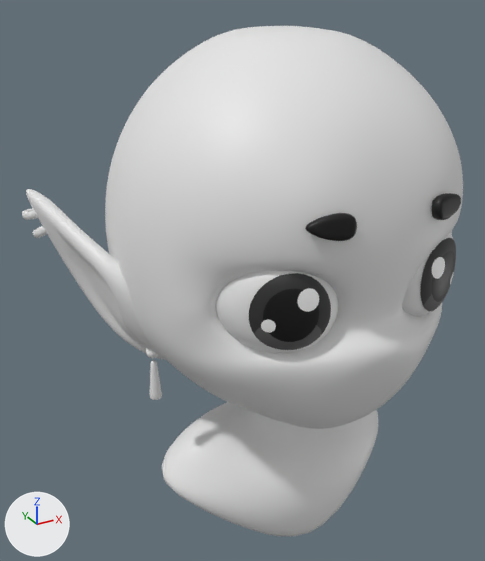
The Blender file Scenes/portrait11.blend, before and after one commit.
The view is the same before and after, from a camera (50 mm lens) standing at (-2.15, -3.37, 3.03) and looking at (-0.2, 0.19, 1.25). Lighting does not change. The marker at lower left points along +X, +Y and +Z.

The first picture shows 'chest', 'earrings_R5', 'eyebrows3', 'eyes', 'head', 'helix_R2', 'pupil_L', 'pupil_R'.
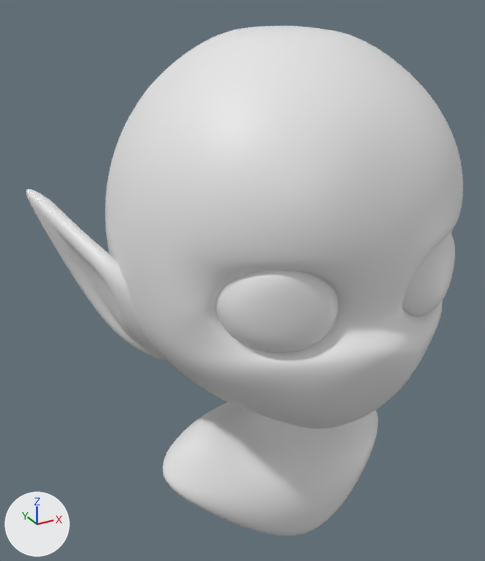
ob_boolears2 is not drawn itself; it is used by a modifier of ob_head.

Changed parts and their boxes [x1, y1, x2, y2] in the pictures (485 x 561 px):
'head', modifiers changed, reshaped: [26, 26, 463, 429] in both
'chest', modifiers changed: before [162, 402, 378, 536]; after [163, 402, 378, 536]
'pupil_R', hidden (black): before [249, 273, 331, 350]
'pupil_L', hidden: before [420, 238, 456, 311]
'eyebrows3', hidden (black): before [305, 193, 461, 241]
'earrings_R5', deleted: before [146, 348, 162, 400]
'helix_R2', deleted: before [22, 208, 47, 238]
'eyes', unchanged, uncovered by the edit: before [216, 233, 453, 353]; after [216, 233, 455, 353]

What the commit changed:
Object 'head' (ob_head) loses its SUBSURF modifier named 'Subdivision.001'.
Object 'head' (ob_head) gains a SUBSURF modifier named 'Subdivision_base'.
Object 'head' (ob_head) loses its SUBSURF modifier named 'Subdivision'.
Modifier setting removed (it was render_levels = 1).
Object 'head' (ob_head) gains a SUBSURF modifier named 'Subdivision_postRig'.
Modifier setting: levels = 2.
Object 'chest' (ob_chest) loses its SUBSURF modifier named 'Subdivision.001'.
Modifier setting removed (it was levels = 3).
Object 'chest' (ob_chest) gains a SUBSURF modifier named 'Subdivision_base'.
On modifier 'Subdivision_base' of object 'chest' (ob_chest), render_levels goes from 3 to 1.
Object 'chest' (ob_chest) gains a SUBSURF modifier named 'Subdivision_postRig'.
Modifier setting: levels = 2.
Modifier setting: use_limit_surface = False.
Object 'boolEars2' (ob_boolears2) is now shown.
Object 'earrings_R5' (ob_earrings_r5) is deleted.
Object 'helix_R2' (ob_helix_r2) is deleted.
Object 'eyebrows3' (ob_eyebrows3) is now hidden.
Object 'pupil_R' (ob_pupil_r) is now hidden.
Object 'pupil_L' (ob_pupil_l) is now hidden.
